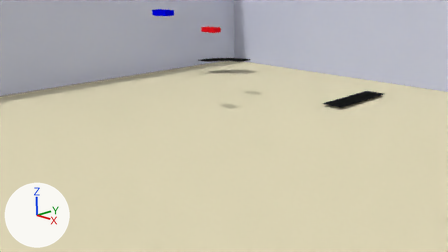
Two versions of the Blender file BlenderFiles/SlotCar.blend, one commit apart.
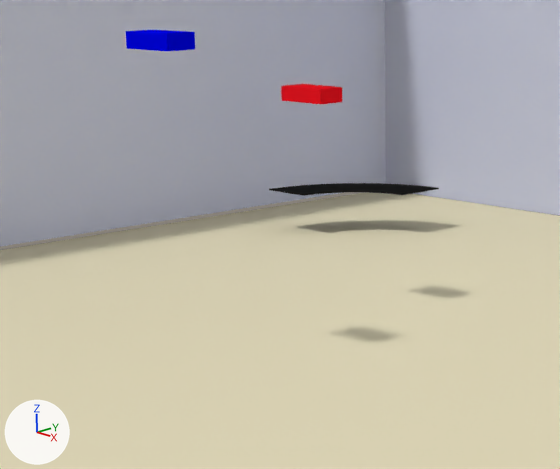
There are two pictures of each version: one from the file's camera 'Camera', one close up on the part from 25% to 65% of the width and 0% to 59% of the height. Every picture has the same lights, and +X, +Y and +Z are marked at lower left.

The scene before the commit, as lines of its bpy script (objects in view):
```python
me_cube_001 = bpy.data.meshes.new('Cube.001')
me_cube_001.from_pydata(...)  # a box spanning x -1.0..1.0, y -1.0..1.0, z -1.0..1.0
me_cube_001.materials.append(mat_redcar)  # red #e71521
me_cube_002 = bpy.data.meshes.new('Cube.002')
me_cube_002.from_pydata(...)  # a box spanning x -1.0..1.0, y -1.0..1.0, z -1.0..1.0
me_cube_002.materials.append(mat_bluecar)  # blue #0004e7
me_cube_009 = bpy.data.meshes.new('Cube.009')
me_cube_009.from_pydata(...)  # a box spanning x -0.06..0.05, y -1.0..9.07, z 0.61..4.64
me_cube_009.materials.append(mat_wall)  # white #cfd3e7
ob_car1 = bpy.data.objects.new('Car1', me_cube_001)
ob_car1.location = (-2.087, 1.237, 1.342)
ob_car1.scale = (0.175, 0.0875, 0.0437)
ob_car2 = bpy.data.objects.new('Car2', me_cube_002)
ob_car2.location = (-1.658, -0.177, 1.739)
ob_car2.scale = (0.175, 0.0875, 0.0437)
ob_cube_001 = bpy.data.objects.new('Cube.001', me_cube_009)
ob_cube_001.location = (3.652, 5.077, -0.609)
ob_cube_001.rotation_euler = (0.0, 0.0, 1.571)  # degrees (0, 0, 90)
# also in view: 'Curve1' at (-4.01, 3.38, 0.33); 'Cube' at (-5.37, 0.04, 2.05); 'Floor' at (-0.33, 0.0, -0.05)
```
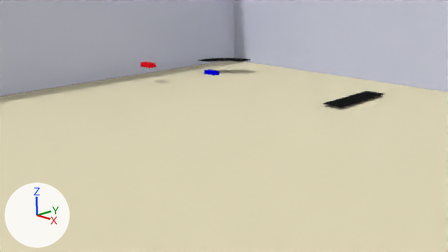
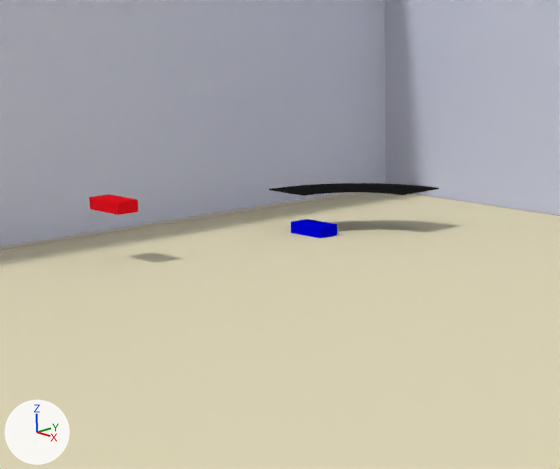
What differs and where, as boxes (x1, y1, x2, y2) in the close-ups (560 x 469 px):
'Car2', moved
    before: (126, 30, 195, 51)
    after: (291, 219, 337, 238)
'Car1', moved
    before: (281, 84, 342, 104)
    after: (89, 194, 138, 215)

What changed in the scene script:
```text
Change ob_car2:
    ob_car2.location: (-1.658, -0.177, 1.739) -> (-4.095, 3.026, 0.045)
Change ob_car1:
    ob_car1.location: (-2.087, 1.237, 1.342) -> (-4.296, 1.287, 0.423)
```
